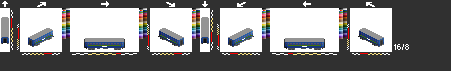
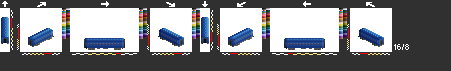
Before/after of a w=451, h=71 layered artwork. What changed in the layer stack:
hid "ljb75" over (1, 17, 384, 47)
painted on "bg" over (90, 43, 319, 45)
